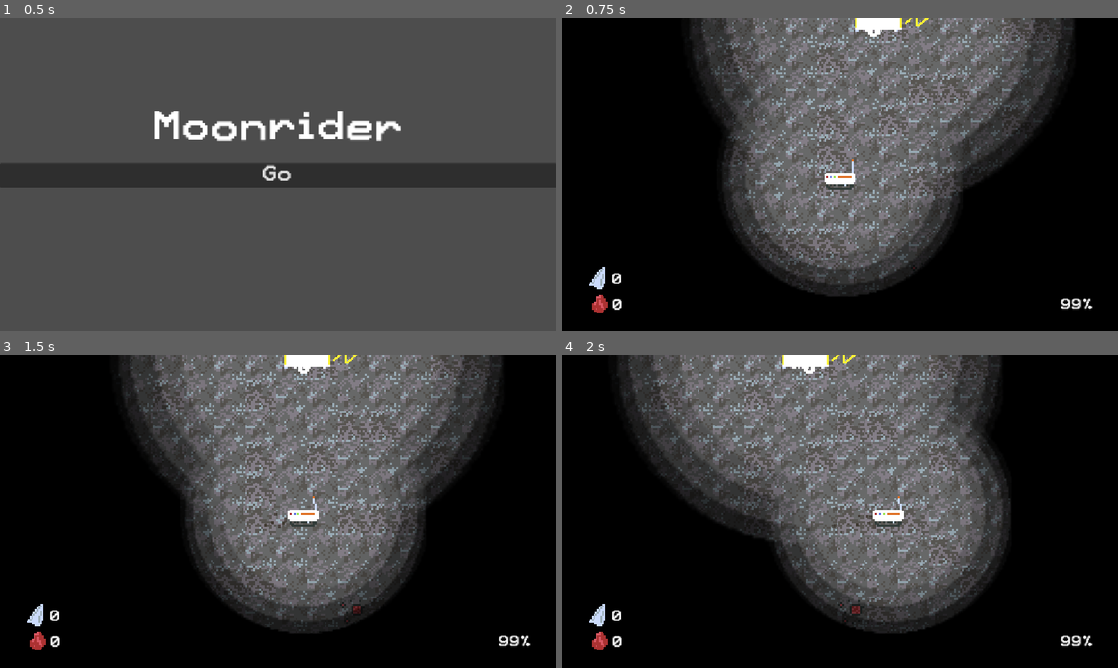
Above: before the commit, frames 1-4 (two rows, left to right).
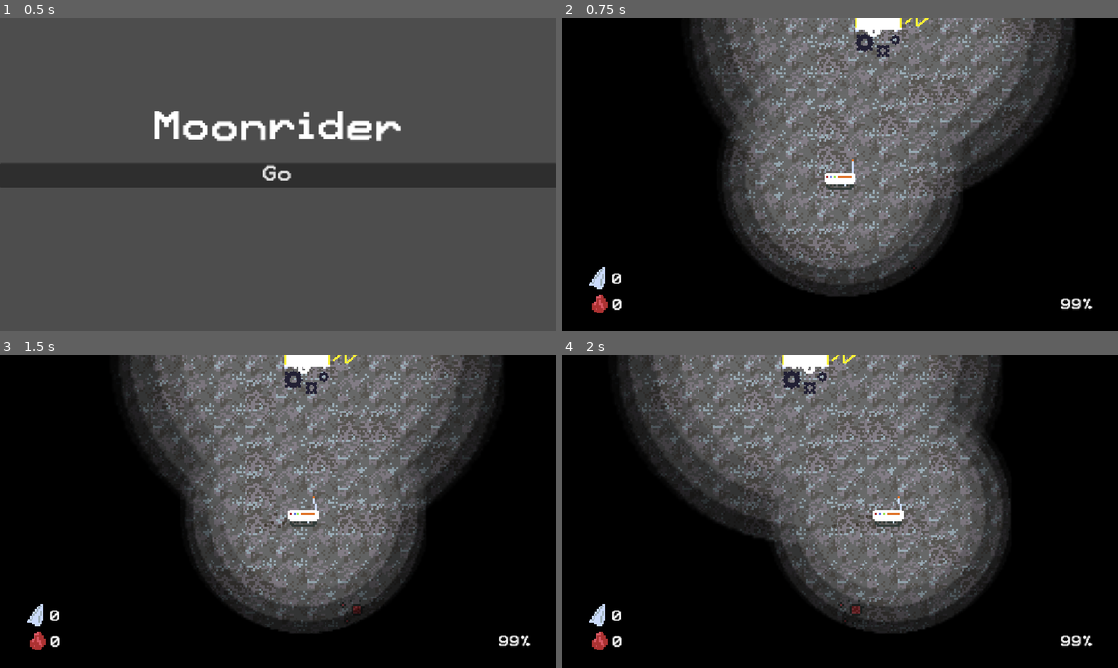
Above: after the commit, the same moments.

Repository: DanielDe8/Moonrunner
Game: Godot game, scene res://Objects/loadscreen.tscn
Two runs of this game, one before a commit and one after it. Both use one fixed random seed, a clock stepped at 60 frames per second and the inputs below.
Inputs (mouse positions are in pixels of both pictures, inside the frame that each line leads up to):
- Up to frame 1 (0.5 s): no input
- Up to frame 2 (0.75 s): click "Go" at 0.5 s
- Up to frame 3 (1.5 s): tap Enter (confirm) at 1.25 s; move the mouse to (400, 495) at 1.27 s; hold Right (right) from 1.28 s (still down); tap 1 (1) at 1.35 s; click (400, 495) at 1.42 s
- Up to frame 4 (2 s): keep holding Right (right); tap 2 (2) at 1.55 s

Frame 1 is identical in both runs. In frame 2, 0.2% of the frame differs, in the area x 52-61%, y 4-13%; in frame 3, 0.2%; in frame 4, 0.2%, in the area x 39-48%, y 4-13%.

Commit message:
add crafting space indicator

Diff:
--- a/Objects/base_camp.tscn
+++ b/Objects/base_camp.tscn
@@ -4,6 +4,7 @@
 [ext_resource type="Script" uid="uid://dw7ieu3wpucw0" path="res://Scripts/base_camp.gd" id="2_script"]
 [ext_resource type="Texture2D" uid="uid://dlpd1ryoc6wrk" path="res://Assets/light_texture.png" id="3_light"]
 [ext_resource type="Texture2D" uid="uid://epp3vh7elfm2" path="res://Assets/charging_station_1.png" id="4_0imks"]
+[ext_resource type="Texture2D" uid="uid://crj2gyc8gl3fe" path="res://Assets/crafting_1.png" id="5_63ump"]
 
 [sub_resource type="ConvexPolygonShape2D" id="ConvexPolygonShape2D_s0lj0"]
 points = PackedVector2Array(12, 7, -12, 7, -12, -2, -9, -5, 9, -5, 12, -2)
@@ -56,3 +57,9 @@
 
 [node name="CollisionShape2D" type="CollisionShape2D" parent="CraftingArea" unique_id=956253749]
 shape = SubResource("RectangleShape2D_s0lj0")
+
+[node name="Sprite2D" type="Sprite2D" parent="CraftingArea" unique_id=884481579]
+texture_filter = 1
+position = Vector2(0, 1.0000005)
+scale = Vector2(0.74999994, 0.75000006)
+texture = ExtResource("5_63ump")
Binary file added: Assets/crafting_1.png
Not shown, added: Assets/crafting_1.png.import
